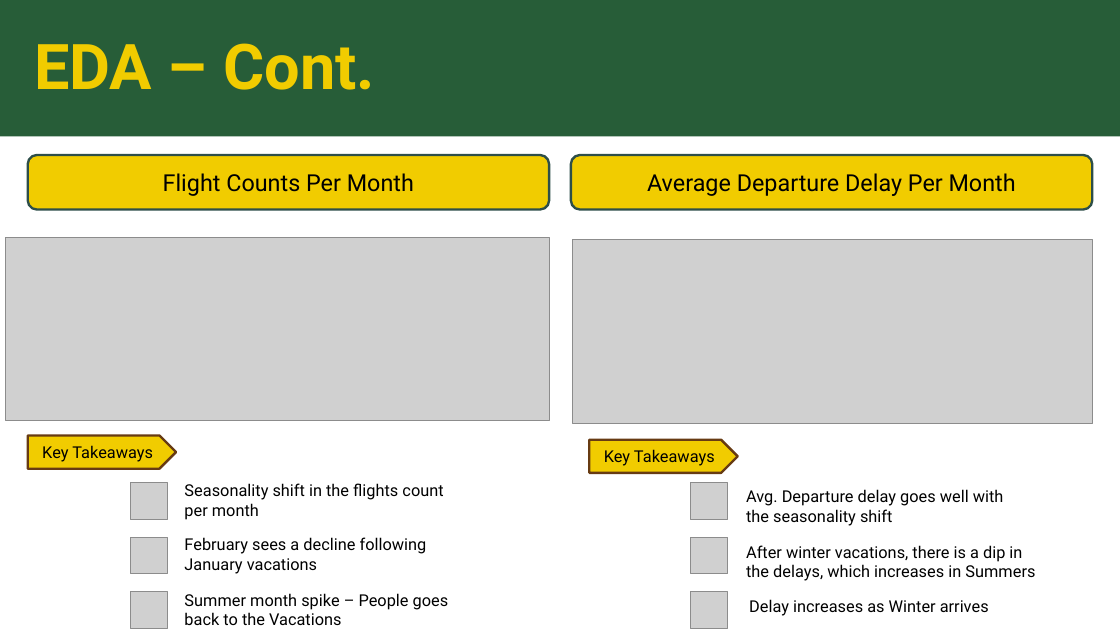
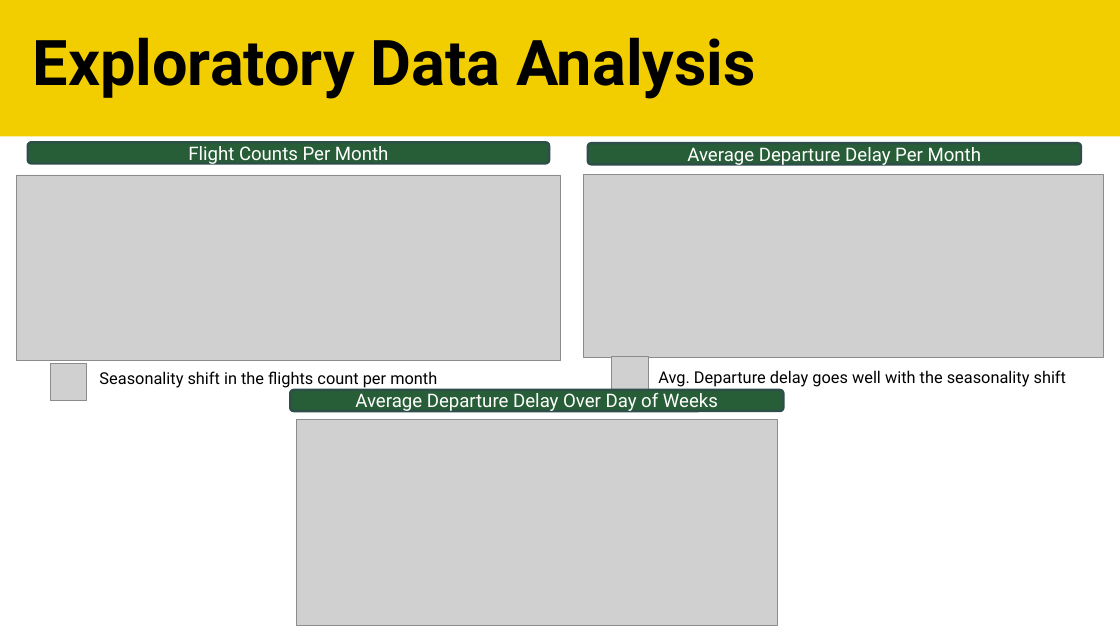
Before and after one commit to sk2003hw/Airline_Delay_and_Cancellation_Analysis, a slide deck: slide 6 of MATH 509_Project Presentation_Draft.pptx (slide 8 before the commit). Drawn at 1120x630 pixels with LibreOffice and Linux fonts; fonts in the diff are those of the drawing; grey boxes stand for pictures. Boxes give left, top, right and bottom in pixels: in the first picture for what was removed or moved away, otherwise in the second. Text is boxed around its words. In the diff, an @@ line names an element or a change of style, - is before the commit and + after.

```diff
--- a/MATH 509_Project Presentation_Draft.pptx
+++ b/MATH 509_Project Presentation_Draft.pptx
@@ rectangle at (0, 0, 1120, 136): fill #275D38 to #F2CD00 @@
@@ title at (33, 37, 756, 99): text changed; text colour #F1CC00 to #000000 @@
-EDA – Cont.
+Exploratory Data Analysis
@@ rounded rectangle "Flight Counts Per Month": place and size @@
-rounded rectangle "Flight Counts Per Month" at (28, 155, 549, 210)
+rounded rectangle "Flight Counts Per Month" at (28, 142, 549, 163)
@@ rounded rectangle "Flight Counts Per Month" at (28, 142, 549, 163): size 20 to 16 pt, text colour #000000 to #FFFFFF; fill #F1CC00 to #275D37 @@
@@ rounded rectangle "Average Departure Delay Per Month" at (588, 143, 1081, 164): size 20 to 16 pt, text colour #000000 to #FFFFFF; fill #F1CC00 to #275D37 @@
@@ rounded rectangle "Average Departure Delay Per Month": place and size @@
-rounded rectangle "Average Departure Delay Per Month" at (571, 155, 1093, 210)
+rounded rectangle "Average Departure Delay Per Month" at (588, 143, 1081, 164)
@@ picture: place and size @@
-picture at (6, 238, 549, 421)
+picture at (17, 175, 560, 360)
@@ picture: place and size @@
-picture at (573, 240, 1092, 423)
+picture at (584, 175, 1103, 358)
@@ picture: place and size @@
-picture at (691, 482, 728, 519)
+picture at (612, 357, 649, 394)
@@ picture: place and size @@
-picture at (130, 482, 167, 519)
+picture at (50, 364, 87, 401)
@@ text "Seasonality shift in the flights ..." at (99, 371, 437, 389): alignment left to centre; vertical alignment top to middle @@
@@ text "Seasonality shift in the flights ...": place and size @@
-text "Seasonality shift in the flights ..." at (184, 483, 443, 520)
+text "Seasonality shift in the flights ..." at (99, 371, 437, 389)
@@ text "Avg. Departure delay goes well ...": place and size @@
-text "Avg. Departure delay goes well ..." at (746, 489, 1004, 526)
+text "Avg. Departure delay goes well ..." at (658, 370, 1066, 387)
@@ text "Avg. Departure delay goes well ..." at (658, 370, 1066, 387): alignment left to centre; vertical alignment top to middle @@
@@ rounded rectangle added at (290, 390, 783, 411), fill #275D37, outline #2D4E49 2 pt, 16 pt, text #FFFFFF @@
+Average Departure Delay Over Day of Weeks
@@ picture added at (297, 419, 778, 625) @@
@@ pentagon arrow removed at (28, 436, 176, 469) @@
-Key Takeaways
@@ pentagon arrow removed at (590, 440, 739, 473) @@
-Key Takeaways
@@ group removed at (130, 537, 449, 628): 2 pictures, 2 texts @@
-February sees a decline following January vacations
-Summer month spike – People goes back to the Vacations
@@ group removed at (691, 537, 1035, 628): 2 pictures, 2 texts @@
-After winter vacations, there is a dip in the delays, which increases in Summers
-Delay increases as Winter arrives
```
Also in this commit, not shown: 5 other slides changed, 5 slides added.
